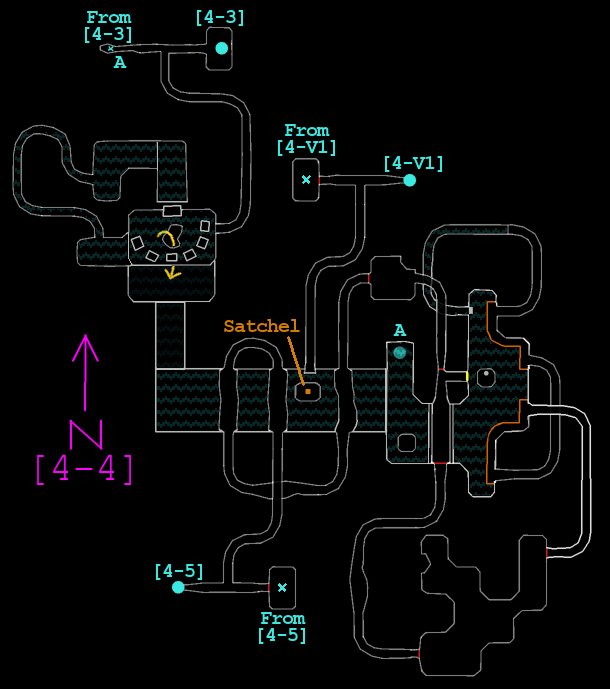
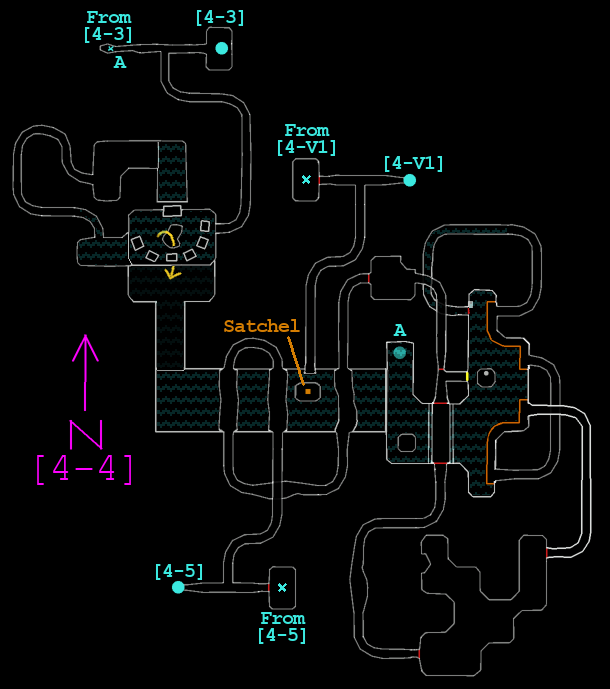
Layer changes from the first (610, 689) image to the second:
painted on "water" over [14, 127, 456, 463]
painted on "water under" over [155, 300, 185, 308]
painted on "main" over [156, 142, 509, 404]
